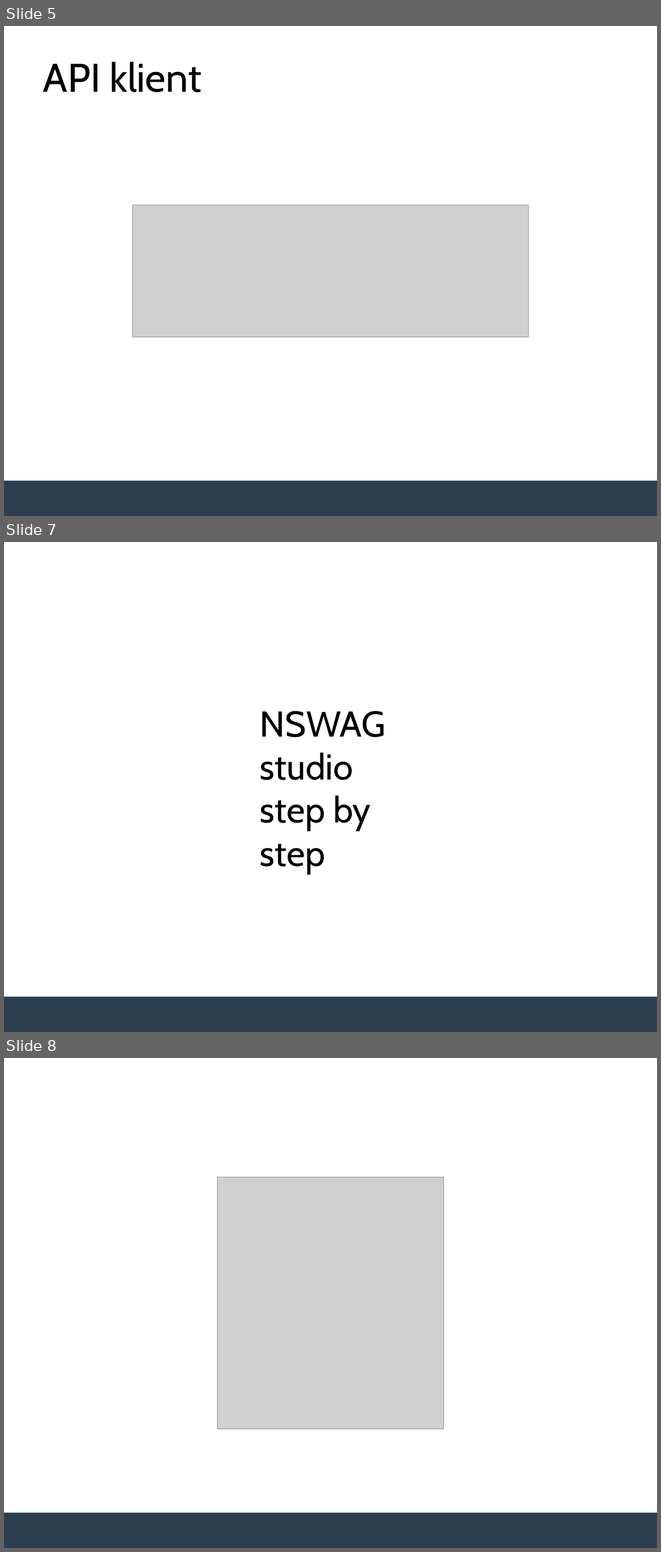
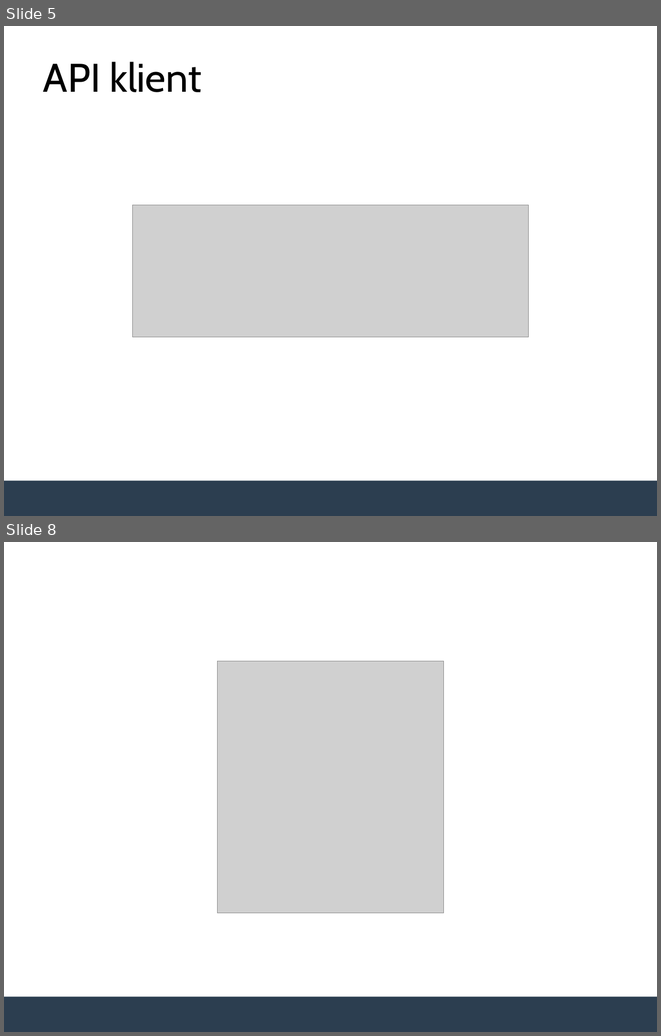
Before and after one commit to MichalTichy/Lecture-Integrating-Blazor-with-Backend, a slide deck: slides.pptx. Shown one above the other, each under a label of ours: slides 5, 7 and 8 before the commit, slides 5 and 8 after it; the slides between them are not shown. The pictures are 661x1552 and 661x1036 pixels, drawn with LibreOffice and Linux fonts; fonts in the diff are those of the drawing; grey boxes stand for pictures; background and template pictures are left out. Boxes give left, top, right and bottom in pixels: in the first picture for what was removed or moved away, otherwise in the second. Text is boxed around its words. In the diff, an @@ line names an element or a change of style, - is before the commit and + after.

```diff
--- a/slides.pptx
+++ b/slides.pptx
@@ slide 7 removed at box(4, 542, 657, 1032), background #FFFFFF; not listed: 1 template element that a slide beside it also shows @@
@@ title removed at box(260, 711, 386, 874) @@
-NSWAG studio step by step
```
Also in this commit, not shown: 6 slides changed, 3 slides added, 4 other slides removed.
